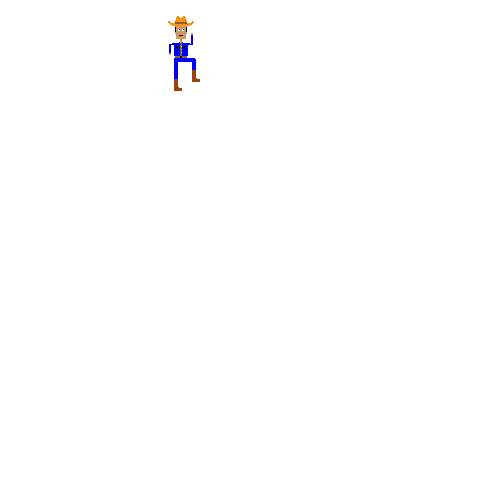
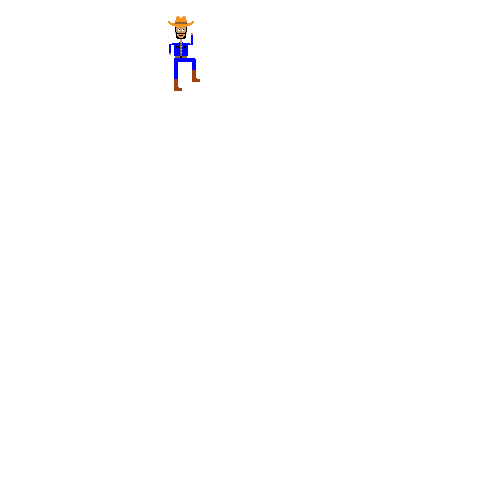
The second 500px x 500px image is a revision of the first. Changes to its layers:
painted on "Head Torso Audience Left Hand" over [left=176, top=32, right=186, bottom=39]
